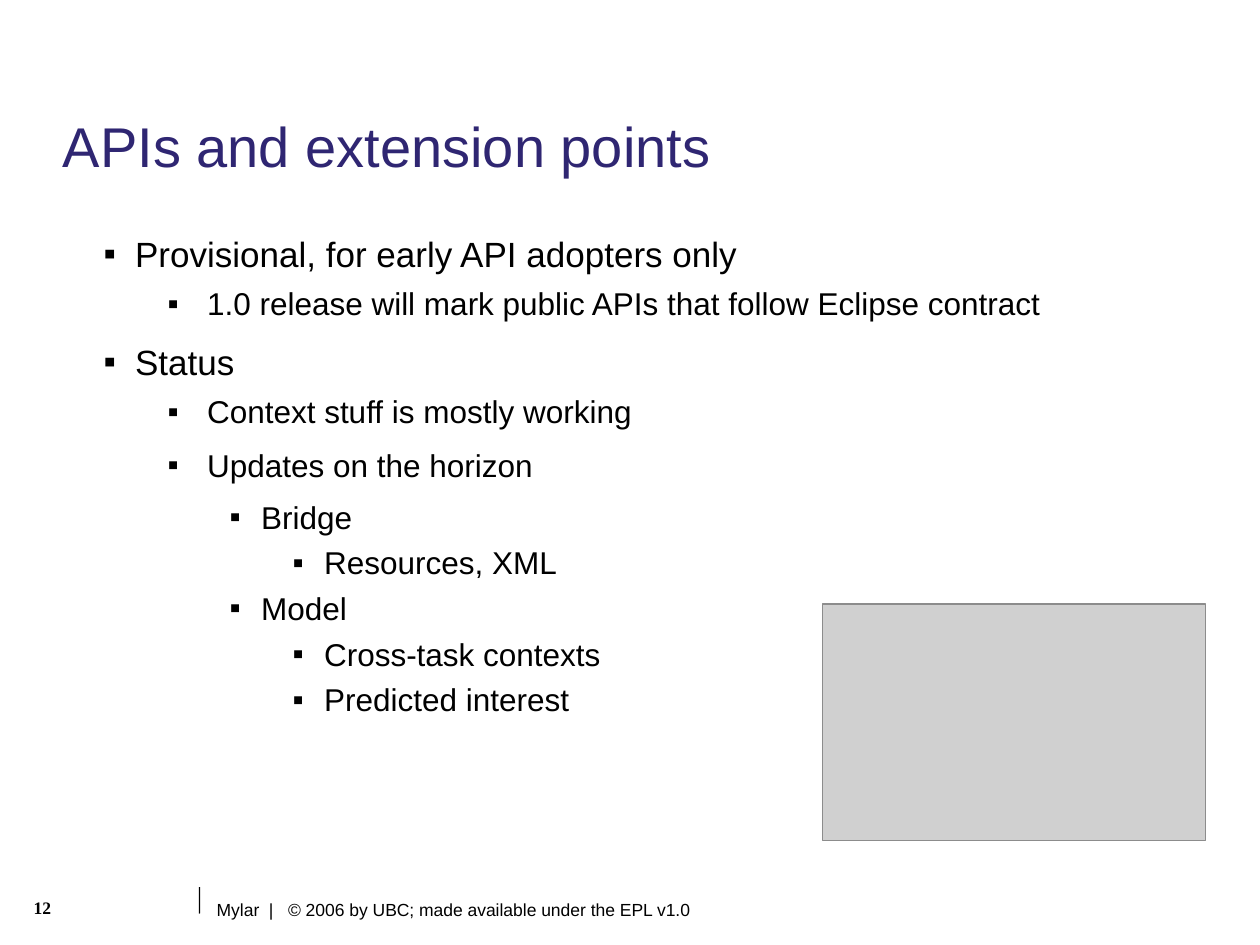
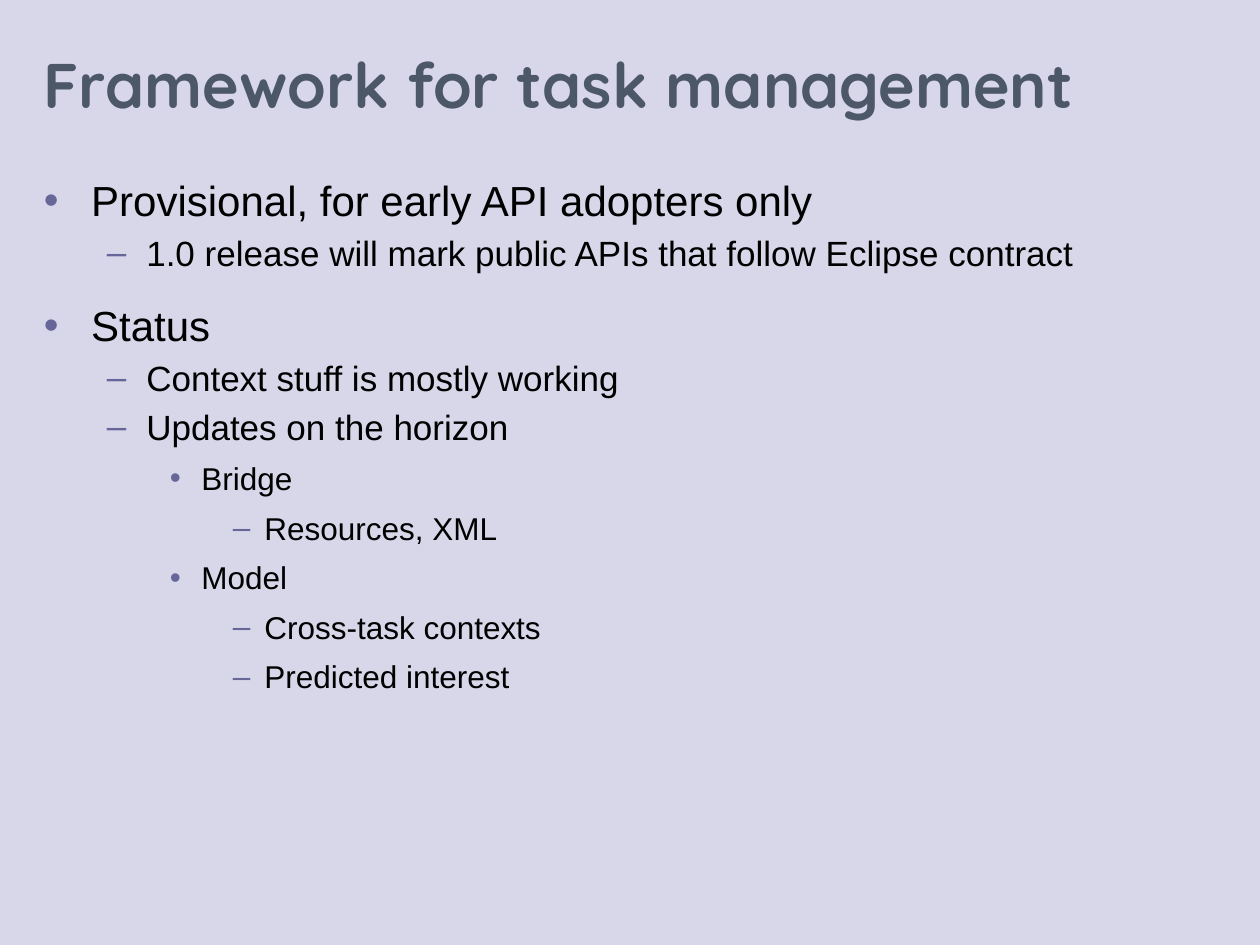
Before and after one commit to eclipse-mylyn/mylyn-website, a slide deck: slide 14 of publications/2006-03-mylar-eclipsecon.ppt (slide 12 before the commit). Drawn at 1260x945 pixels with LibreOffice and Linux fonts; fonts in the diff are those of the drawing; grey boxes stand for pictures; background and template pictures are left out. Boxes give left, top, right and bottom in pixels: in the first picture for what was removed or moved away, otherwise in the second. Text is boxed around its words. In the diff, an @@ line names an element or a change of style, - is before the commit and + after.

Commit message:
Progress on: prepare eclipsecon talk and slides

```diff
--- a/publications/2006-03-mylar-eclipsecon.ppt
+++ b/publications/2006-03-mylar-eclipsecon.ppt
@@ rectangle added at (0,0,1260,945), fill #D8D7E9 @@
@@ title added at (44,61,1073,121), 36 pt, text #4C5768, bold @@
+Framework for task management
@@ title removed at (63,126,710,178) @@
-APIs and extension points
@@ text "Provisional, for early API adopters ...": place and size @@
-text "Provisional, for early API adopters ..." at (135,241,1040,712)
+text "Provisional, for early API adopters ..." at (91,185,1073,689)
@@ text "Provisional, for early API adopters ..." at (91,185,1073,689): size 20 to 24 pt in "Provisional, for early API adopters only", "Status"; size 18 to 20 pt in "1.0 release will mark public APIs that ...", "Context stuff is mostly working", "Updates on the horizon"; bullet ▪ to •; line spacing 1.3 to 1; more space between paragraphs; bullet colour #000000 to #666699; bullet ▪ to –; less space between paragraphs @@
@@ picture removed at (823,604,1206,840) @@
@@ line removed from (199, 887) to (199, 914) @@
@@ page number removed at (34,902,51,914) @@
-12
@@ text removed at (217,903,690,920) @@
-Mylar | © 2006 by UBC; made available under the EPL v1.0
```
Also in this commit, not shown: 10 other slides changed, 6 slides added, 3 slides removed.
